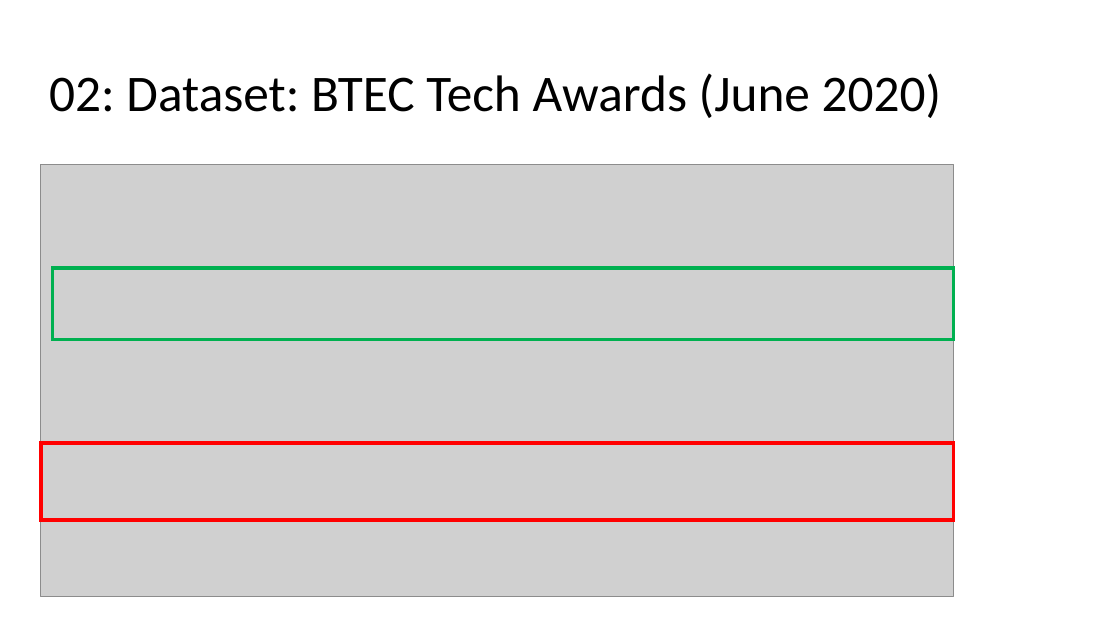
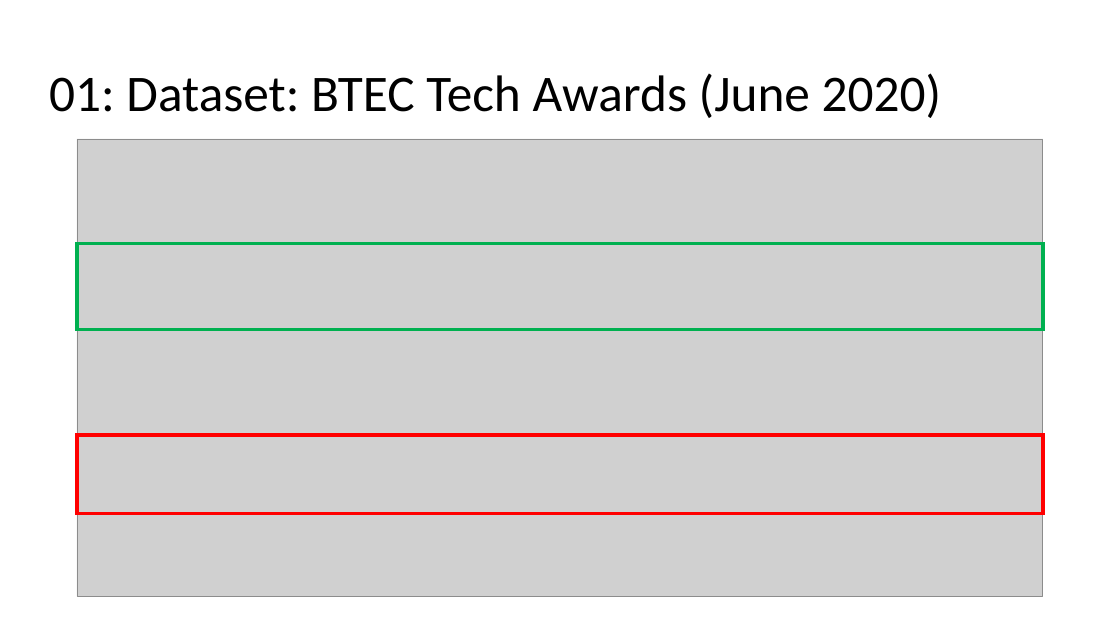
Before and after one commit to kanghinlee/interview_prep, a slide deck: slide 6 of pearson_edu_presentation/Pearson_edu_presentation.pptx (slide 4 before the commit). Drawn at 1120x630 pixels with LibreOffice and Linux fonts; fonts in the diff are those of the drawing; grey boxes stand for pictures. Boxes give left, top, right and bottom in pixels: in the first picture for what was removed or moved away, otherwise in the second. Text is boxed around its words. In the diff, an @@ line names an element or a change of style, - is before the commit and + after.

```diff
--- a/pearson_edu_presentation/Pearson_edu_presentation.pptx
+++ b/pearson_edu_presentation/Pearson_edu_presentation.pptx
@@ title at [49, 73, 941, 118]: text changed @@
-02: Dataset: BTEC Tech Awards (June 2020)
+01: Dataset: BTEC Tech Awards (June 2020)
@@ picture: place and size @@
-picture at [41, 164, 954, 597]
+picture at [77, 139, 1044, 597]
@@ rectangle: place and size @@
-rectangle at [53, 268, 954, 339]
+rectangle at [77, 244, 1044, 329]
@@ rectangle: place and size @@
-rectangle at [41, 444, 954, 520]
+rectangle at [77, 435, 1044, 514]
```
Also in this commit, not shown: 7 other slides changed, 4 slides added, 1 slide removed, 5 other files.
